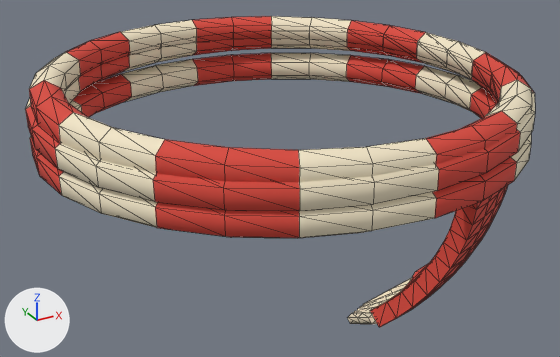
An edit to the glTF model game/assets/models/cosmetics/neck_scarf.glb, drawn before and after from the same camera.
Both versions are drawn from a 50 mm lens placed at (-0.695, -1.26, 0.492), pointed at (-0.001, 0.002, -0.139). The lights are fixed; the arrows at lower left show +X, +Y and +Z. The first picture is the older version. Mesh edges are drawn as thin lines. Vertices at exactly the same position are counted once.

The first picture shows 'Fringe', 'Tail', 'Wrap'.
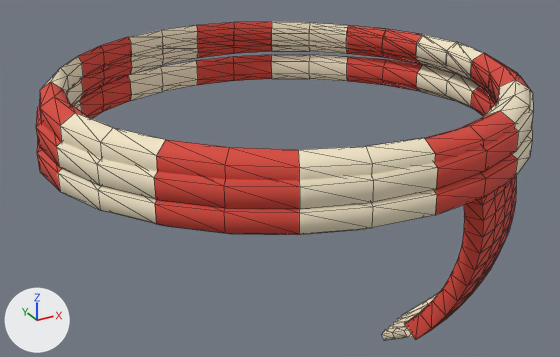
Changed parts and their boxes [x1, y1, x2, y2] in the pictures (560 x 357 px; the box of a moved part takes in the faces that stretch with it):
'Wrap', reshaped
    before: [25, 16, 535, 238]
    after: [36, 22, 533, 235]
'Tail', reshaped (19% narrower, 14% taller)
    before: [370, 185, 508, 327]
    after: [405, 177, 516, 339]
'Fringe', reshaped
    before: [348, 278, 412, 324]
    after: [381, 293, 438, 341]
part 1 of me_fringe, moved or reshaped
    before: [348, 313, 377, 324]
    after: [381, 326, 413, 341]
part 2 of me_fringe, moved or reshaped (mostly hidden)
    before: [357, 299, 389, 310]
    after: [393, 313, 418, 325]
part 3 of me_fringe, moved or reshaped (mostly hidden)
    before: [363, 278, 412, 305]
    after: [401, 293, 438, 317]
part 4 of me_fringe, moved or reshaped
    before: [354, 288, 404, 313]
    after: [388, 304, 428, 329]

The change, as a diff of the scene's bpy script:
```diff
--- a/game/assets/models/cosmetics/neck_scarf.glb.py
+++ b/game/assets/models/cosmetics/neck_scarf.glb.py
@@ me_fringe @@
 # used by ob_fringe; location = (0.0, 0.0, 0.0)
-me_fringe.from_pydata(...)  # 75 vertices, 130 faces; spans x 0.023..0.204, y -0.301..-0.16, z -0.389..-0.303
+me_fringe.from_pydata(...)  # 75 vertices, 130 faces; spans x 0.053..0.234, y -0.367..-0.231, z -0.388..-0.301
+# me_fringe part 1: the loose piece of 15 vertices spanning x 0.023..0.069, y -0.301..-0.183, z -0.389..-0.303 is multiplied about its middle by the matrix ((0.922, -0.02, 0.015), (0.019, 0.919, 0.068), (-0.016, -0.067, 0.919)), then moved by (0.027, -0.073, 0.002)
+# me_fringe part 2: the loose piece of 15 vertices spanning x 0.07..0.13, y -0.278..-0.175, z -0.389..-0.303 is multiplied about its middle by the matrix ((0.924, 0.001, -0.03), (0.001, 0.922, 0.068), (0.03, -0.068, 0.922)), then moved by (0.031, -0.07, 0.002)
+# me_fringe part 3: the loose piece of 15 vertices spanning x 0.095..0.204, y -0.229..-0.16, z -0.389..-0.303 is multiplied about its middle by the matrix ((0.92, 0.021, -0.06), (-0.018, 0.921, 0.034), (0.061, -0.033, 0.919)), then moved by (0.036, -0.069, 0.002)
+# me_fringe part 4: 30 of 75 vertices moved; they spanned x 0.059..0.169, y -0.291..-0.167, z -0.389..-0.303 and now span x 0.088..0.198, y -0.356..-0.241, z -0.388..-0.301; mean shift (0.031, -0.07, 0.002); largest move (0.064, -0.191, -0.389) -> (0.093, -0.269, -0.388)
 me_fringe.materials.append(mat_scarfcream)
@@ me_tail @@
 # used by ob_tail; location = (0.0, 0.0, 0.0)
-me_tail.from_pydata(...)  # 130 vertices, 256 faces; spans x 0.03..0.268, y -0.432..-0.211, z -0.324..0.033
+me_tail.from_pydata(...)  # 130 vertices, 256 faces; spans x 0.059..0.282, y -0.437..-0.276, z -0.32..0.036
+# me_tail part 5: 130 of 130 vertices moved; they spanned x 0.03..0.268, y -0.432..-0.211, z -0.324..0.033 and now span x 0.059..0.282, y -0.437..-0.276, z -0.32..0.036; mean shift (0.014, -0.029, 0.005)
 me_tail.materials.append(mat_scarfred)
@@ me_wrap @@
 # used by ob_wrap; location = (0.0, 0.0, 0.0)
-me_wrap.from_pydata(...)  # 504 vertices, 1008 faces; spans x -0.47..0.47, y -0.47..0.469, z -0.061..0.103
+me_wrap.from_pydata(...)  # 504 vertices, 1008 faces; spans x -0.468..0.468, y -0.47..0.425, z -0.053..0.1
+# me_wrap part 6: 504 of 504 vertices moved; they spanned x -0.47..0.47, y -0.47..0.469, z -0.061..0.103 and now span x -0.468..0.468, y -0.47..0.425, z -0.053..0.1; mean shift (0.0, -0.007, 0.001)
 me_wrap.materials.append(mat_scarfred)
```
